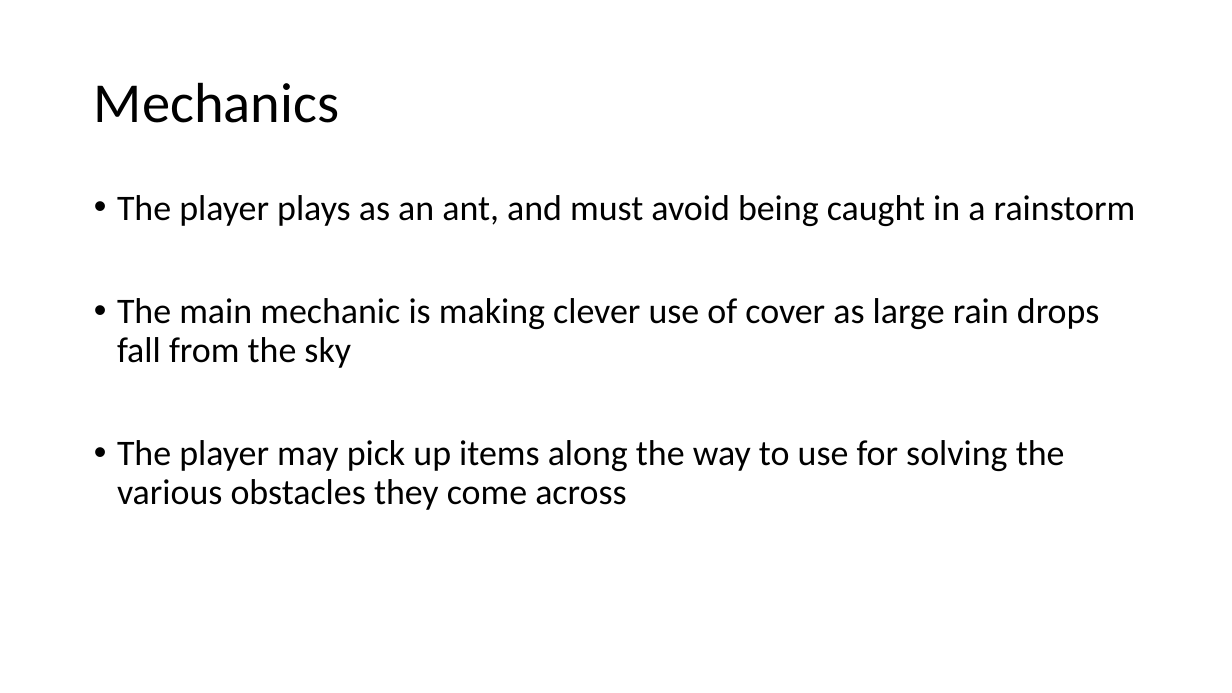
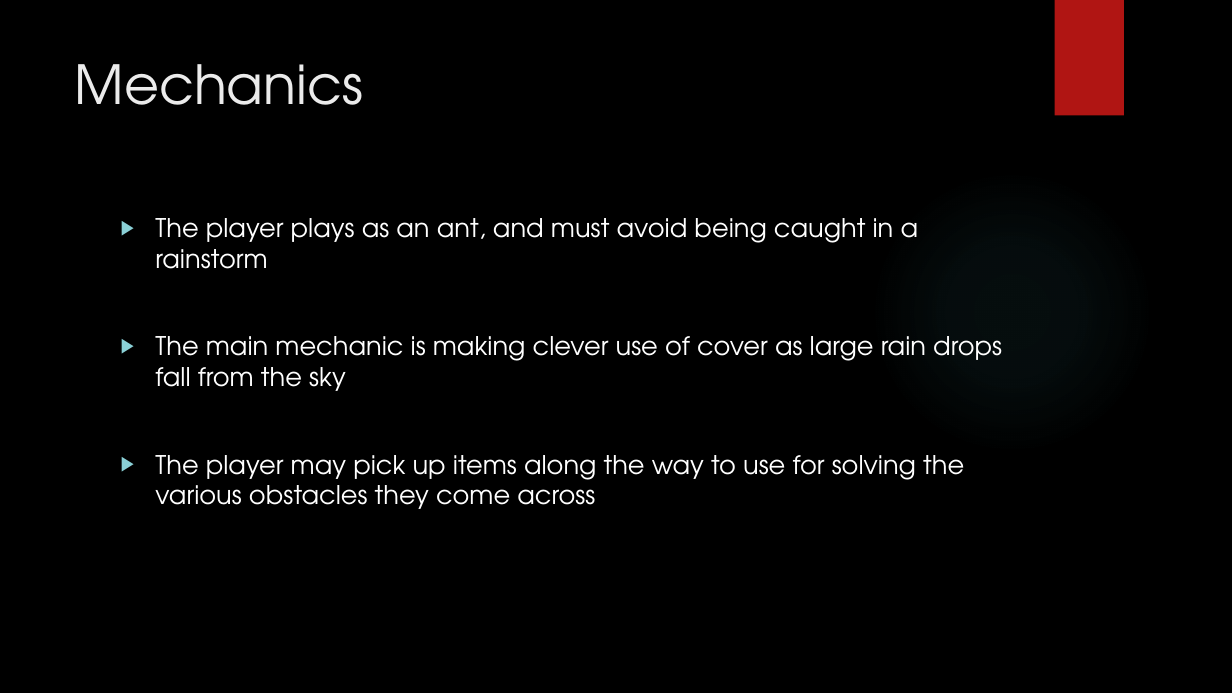
Before and after one commit to UoSGamesGroups/first-semester-group-19, a slide deck: slide 6 of Presentations/Group 19 - Presentation 1.pptx. Drawn at 1232x693 pixels with LibreOffice and Linux fonts; fonts in the diff are those of the drawing; background and template pictures are left out. Boxes give left, top, right and bottom in pixels: in the first picture for what was removed or moved away, otherwise in the second. Text is boxed around its words. In the diff, an @@ line names an element or a change of style, - is before the commit and + after.

```diff
--- a/Presentations/Group 19 - Presentation 1.pptx
+++ b/Presentations/Group 19 - Presentation 1.pptx
@@ background #FFFFFF to picture (left out) @@
@@ rectangle added at (x1=1055, y1=0, x2=1124, y2=116), fill #B01513 @@
@@ title "Mechanics" moved from (x1=94, y1=82, x2=339, y2=123) to (x1=75, y1=64, x2=364, y2=105) @@
@@ title "Mechanics" at (x1=75, y1=64, x2=364, y2=105): size 44 to 42 pt, font Calibri to TeX Gyre Adventor, text colour #000000 to #EBEBEB; line spacing 0.9 to 1; vertical alignment middle to top @@
@@ ellipse added at (x1=870, y1=169, x2=1154, y2=454), fill gradient #50B9C1 @@
@@ text "The player plays as an ..." moved from (x1=117, y1=195, x2=1135, y2=510) to (x1=155, y1=218, x2=1002, y2=509) @@
@@ text "The player plays as an ..." at (x1=155, y1=218, x2=1002, y2=509): size 28 to 20 pt, font Calibri to TeX Gyre Adventor, text colour #000000 to #FFFFFF; bullet • to ▶; line spacing 0.9 to 1 @@
```
Also in this commit, not shown: 6 other slides changed, 1 slide added, 1 slide removed, 1 other file.
